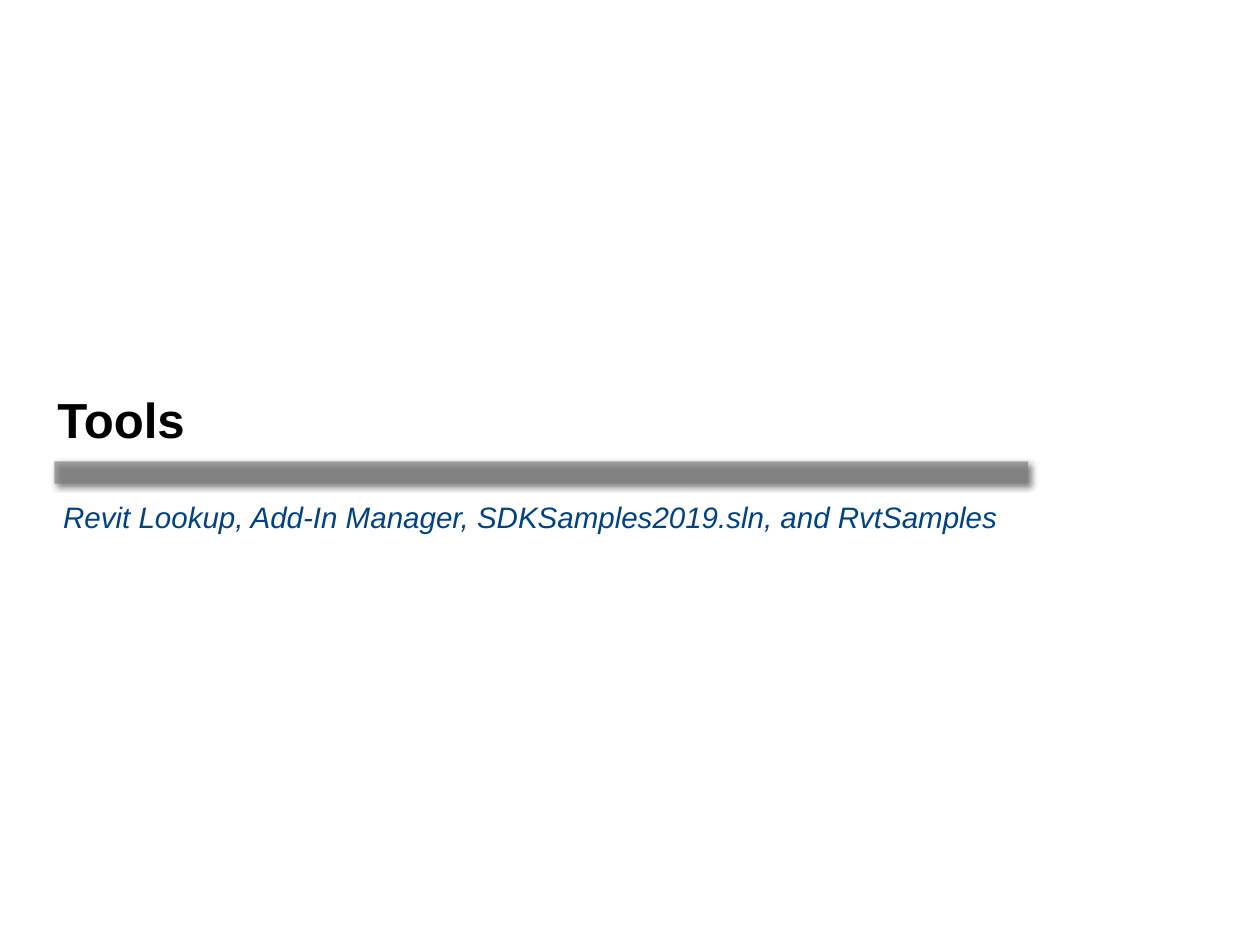
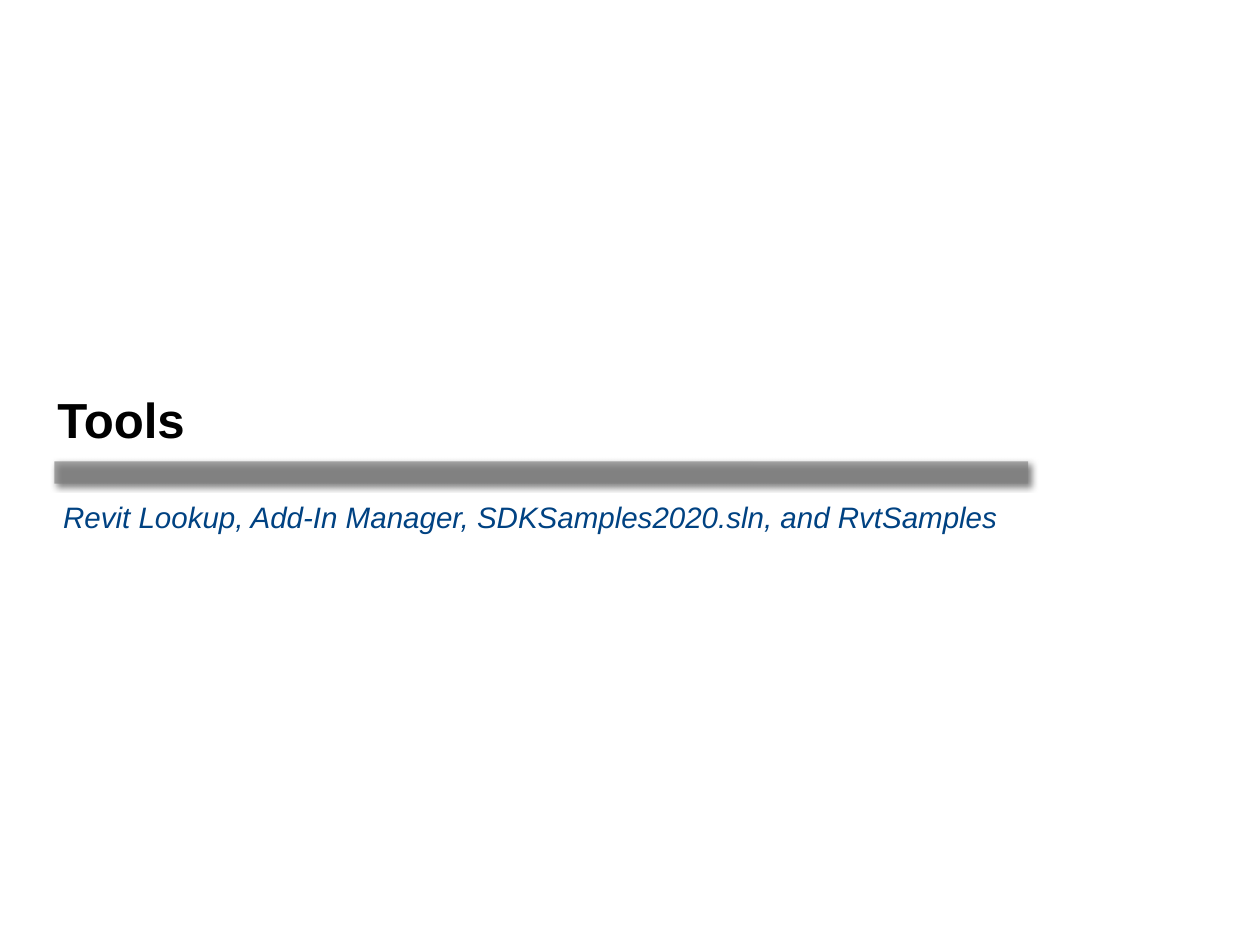
Before and after one commit to ADN-DevTech/RevitTrainingMaterial, a slide deck: slide 30 of Presentation/1_Revit_API_Intro.pptx. Drawn at 1260x945 pixels with LibreOffice and Linux fonts; fonts in the diff are those of the drawing. Boxes give left, top, right and bottom in pixels: in the first picture for what was removed or moved away, otherwise in the second. Text is boxed around its words. In the diff, an @@ line names an element or a change of style, - is before the commit and + after.

```diff
--- a/Presentation/1_Revit_API_Intro.pptx
+++ b/Presentation/1_Revit_API_Intro.pptx
@@ text at (63, 506, 997, 534): text changed @@
-Revit Lookup, Add-In Manager, SDKSamples2019.sln, and RvtSamples
+Revit Lookup, Add-In Manager, SDKSamples2020.sln, and RvtSamples
```
Also in this commit, not shown: 3 other slides changed, 22 other files.
